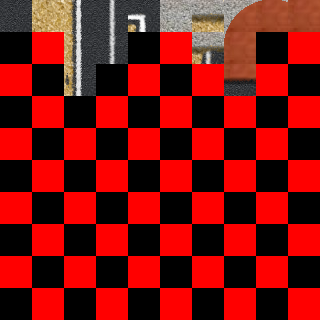
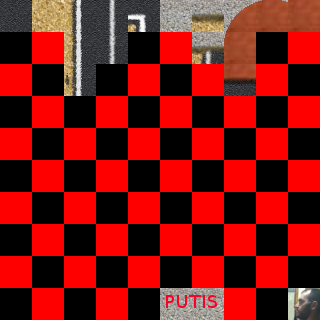
Layers edited between the first and the second 320 × 320 image:
added layer "Cartel Putis" above "Cara Xavier" over [160, 288, 224, 320]
added layer "Cara Xavier" above "TransicionAsfaltoOxido" over [288, 288, 320, 320]
